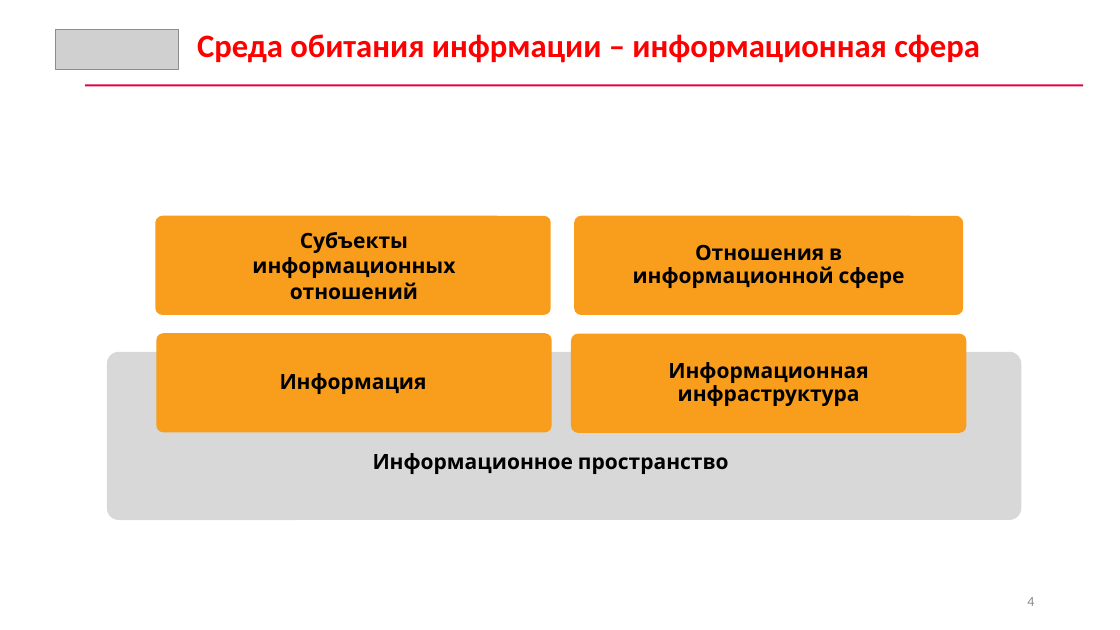
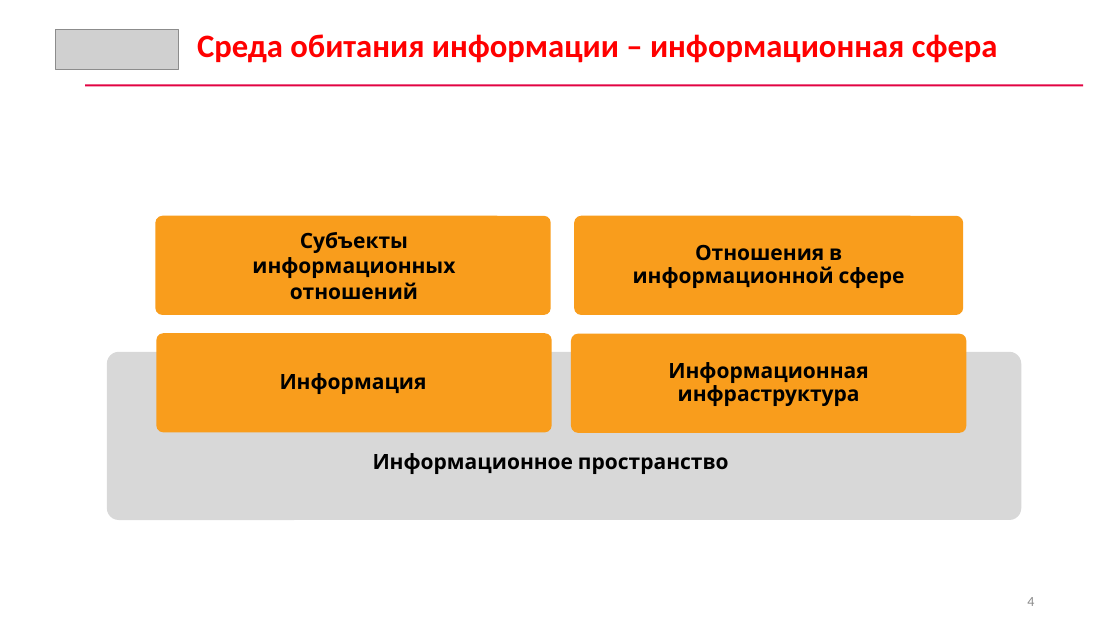
Before and after one commit to CyberLympha/AI-for-IS-Course, a slide deck: slide 4 of Лекции/Введение. Основы ИБ.pptx. Drawn at 1120x630 pixels with LibreOffice and Linux fonts; fonts in the diff are those of the drawing; grey boxes stand for pictures. Boxes give left, top, right and bottom in pixels: in the first picture for what was removed or moved away, otherwise in the second. Text is boxed around its words. In the diff, an @@ line names an element or a change of style, - is before the commit and + after.

```diff
--- a/Лекции/Введение. Основы ИБ.pptx
+++ b/Лекции/Введение. Основы ИБ.pptx
@@ text at [197,34,998,63]: text changed @@
-Среда обитания инфрмации – информационная сфера
+Среда обитания информации – информационная сфера
```
Also in this commit, not shown: 10 other slides changed, 1 slide added, 3 other files.
